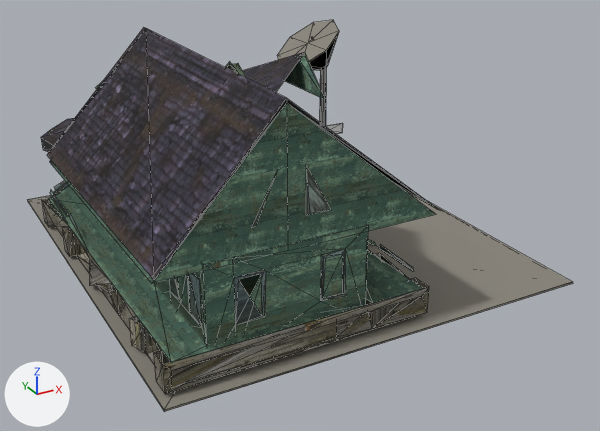
An edit to the glTF model assets/dist/dweller_building_lab/lod1.glb, drawn before and after from the same camera.
One viewpoint serves both versions: a camera (50 mm lens) standing at (-14.9, -29.8, 15.7) and looking at (0.4, -1.9, 1.7). The axes (+X, +Y, +Z) are drawn at lower left. The lights are the same throughout. The older version comes first. Mesh edges are drawn as thin lines. Vertices at exactly the same position are counted once.

In view in the first picture: 'dweller_building_lab'.
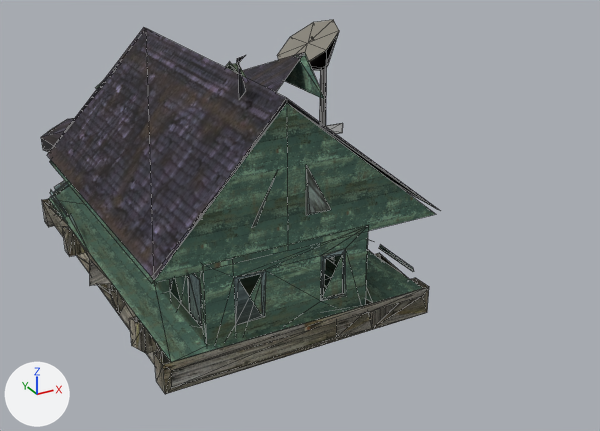
Changed parts and their boxes (x1, y1, x2, y2) in the pictures (600 x 431 px; the box of a moved part takes in the faces that stretch with it):
'dweller_building_lab', reshaped (27% narrower): before (27, 20, 573, 412); after (41, 20, 439, 394)
part 1 of me_dweller_building_lab, deleted: before (27, 193, 573, 412)
part 2 of me_dweller_building_lab, moved or reshaped: before (110, 225, 375, 388); after (98, 225, 368, 388)
part 3 of me_dweller_building_lab, added: after (237, 55, 246, 99)
part 4 of me_dweller_building_lab, surface changed: (98, 285, 114, 307) in both

What changed in the scene script:
```text
Change me_dweller_building_lab:
    used by ob_dweller_building_lab; location = (0.0, 0.0, 0.0)
    verts and faces of me_dweller_building_lab; kept vertices keep their numbers, new ones are numbered from 531
    remove me_dweller_building_lab.from_pydata(...)  # 531 vertices, 784 faces; spans x -8.5..8.5, y -9.5..9.5, z 0.0..9.0
    add me_dweller_building_lab.from_pydata(...)  # 534 vertices, 783 faces; spans x -8.5..7.0, y -9.0..9.2, z 0.0..10.0
    me_dweller_building_lab part 1: the loose piece of 8 vertices spanning x -8.5..8.5, y -9.5..9.5, z 0.0..0.1 is deleted
    me_dweller_building_lab part 2
    4 vertices are removed from x -6.8..3.6, y -5.5..2.3, z 0.0..4.2
    60 faces are deleted
    5 vertices move from x -6.7..1.5, y -6.4..5.0, z 1.9..4.2 to x -6.7..1.5, y -5.7..5.0, z 1.9..4.2
    10 vertices are added at x -8.1..3.1, y -8.9..3.2, z 0.3..6.1
    16 new faces join them, mat_frame_wood
    11 new faces join them, mat_plank_grey (picture img_plank_grey_diffuse)
    42 new faces join them, mat_wall_paint
    me_dweller_building_lab part 3
    add verts[536] = (-4.8, -7.4, 9.8)  # pixel (236, 65)
    add verts[537] = (-4.7, -7.3, 10.0)  # pixel (237, 58)
    add verts[538] = (-4.0, -6.3, 9.8)  # pixel (246, 54)
    add verts[539] = (-4.1, -6.5, 8.7)  # pixel (245, 91)
    add verts[540] = (-4.7, -7.3, 8.7)  # pixel (238, 100)
    add faces += [(536, 537, 538), (537, 539, 540)]  # mat_roof
    me_dweller_building_lab part 4: 4 kept faces spanning x -8.1..-0.3, y -5.6..5.1, z 0.3..4.2 get new texture (UV) coordinates
```
